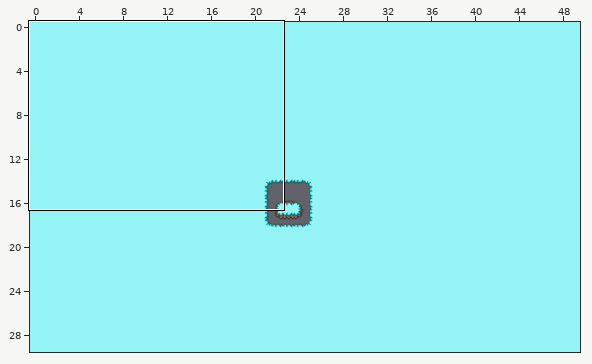
Two versions of a level (Tiled map, GameSample_Contest/resources/Tiled_Project/test_map.tmx). The first picture is a wide view before the edit; the outline marks the close-up.
Close-up. Earlier state:
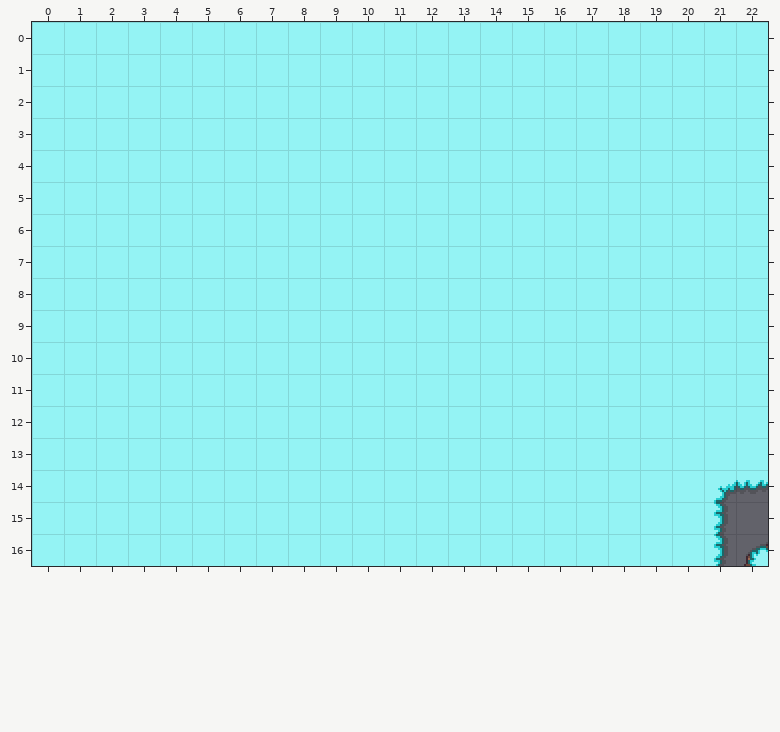
Cells are 64x64 px. Shown: x 0..22, y 0..16. The commit also changed other parts of the map, which this record leaves out.
The result:
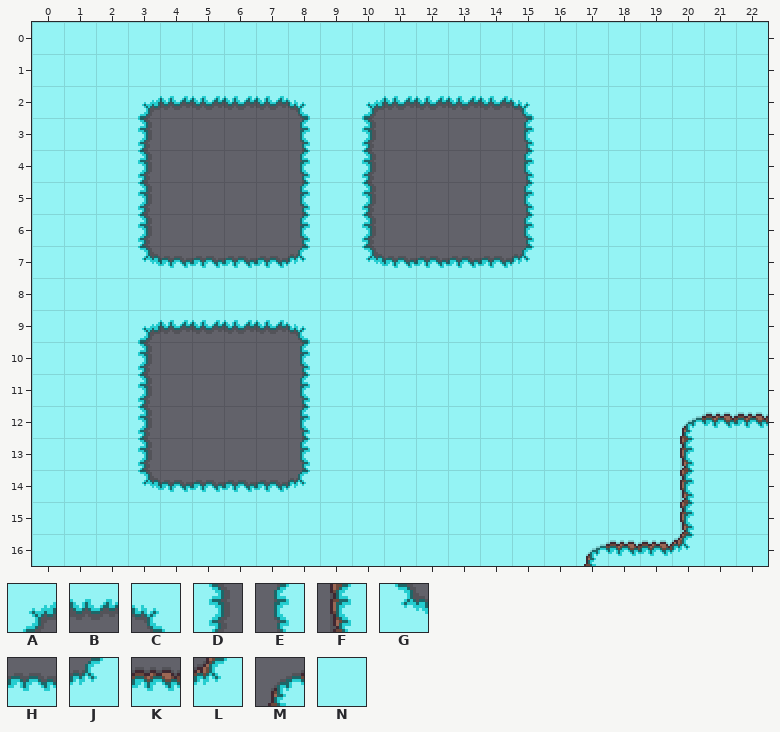
Key: from "Christmass_Grass": A 0, B 1, C 2, D 8, E 10, F 13, G 16, H 17, J 18, K 20, L 21, M 27, N 37.
_ is an empty cell.
Tiles of an added or newly shown layer are drawn over the layers below it.
The exact change:
Layer "mg":
Tile M gives way to one hidden under a higher layer in row 16 at x 22.
The edit turns tile N into tile A in row 2 at x 3 and 10; in row 9 at x 3.
The edit turns tile N into tile B in row 2 at x 4 to 7 and 11 to 14; in row 9 at x 4 to 7.
The edit turns tile N into tile C in row 2 at x 8 and 15; in row 9 at x 8.
The edit turns tile N into tile D in rows 3 to 6 at x 3 and 10; in rows 10 to 13 at x 3.
The edit turns tile N into tile E in rows 3 to 6 at x 8 and 15; in rows 10 to 13 at x 8.
The edit turns tile N into tile G in row 7 at x 3 and 10; in row 14 at x 3.
The edit turns tile N into tile H in row 7 at x 4 to 7 and 11 to 14; in row 14 at x 4 to 7.
The edit turns tile N into tile J in row 7 at x 8 and 15; in row 14 at x 8.
The edit turns tile A into tile N in row 14 at x 21.
The edit turns tile B into tile N in row 14 at x 22.
The edit turns tile D into tile N in rows 15 to 16 at x 21.
The edit erases tile N in rows 3 to 6 at x 4 to 7 and 11 to 14; in rows 10 to 13 at x 4 to 7.
Layer "fg" (added):
There is now tile F in rows 13 to 15 at x 20.
There is now tile K in row 12 at x 21 to 22; in row 16 at x 18 to 19.
There is now tile L in row 16 at x 20.
There is now tile M in row 12 at x 20; in row 16 at x 17.
There is now tile N in rows 15 to 16 at x 22.
Pixel boxes of the changes (left, top, right, bottom) in both close-ups:
changed: (138, 96, 310, 268)
changed: (362, 96, 534, 268)
changed: (138, 320, 310, 492)
changed: (584, 412, 768, 566)
